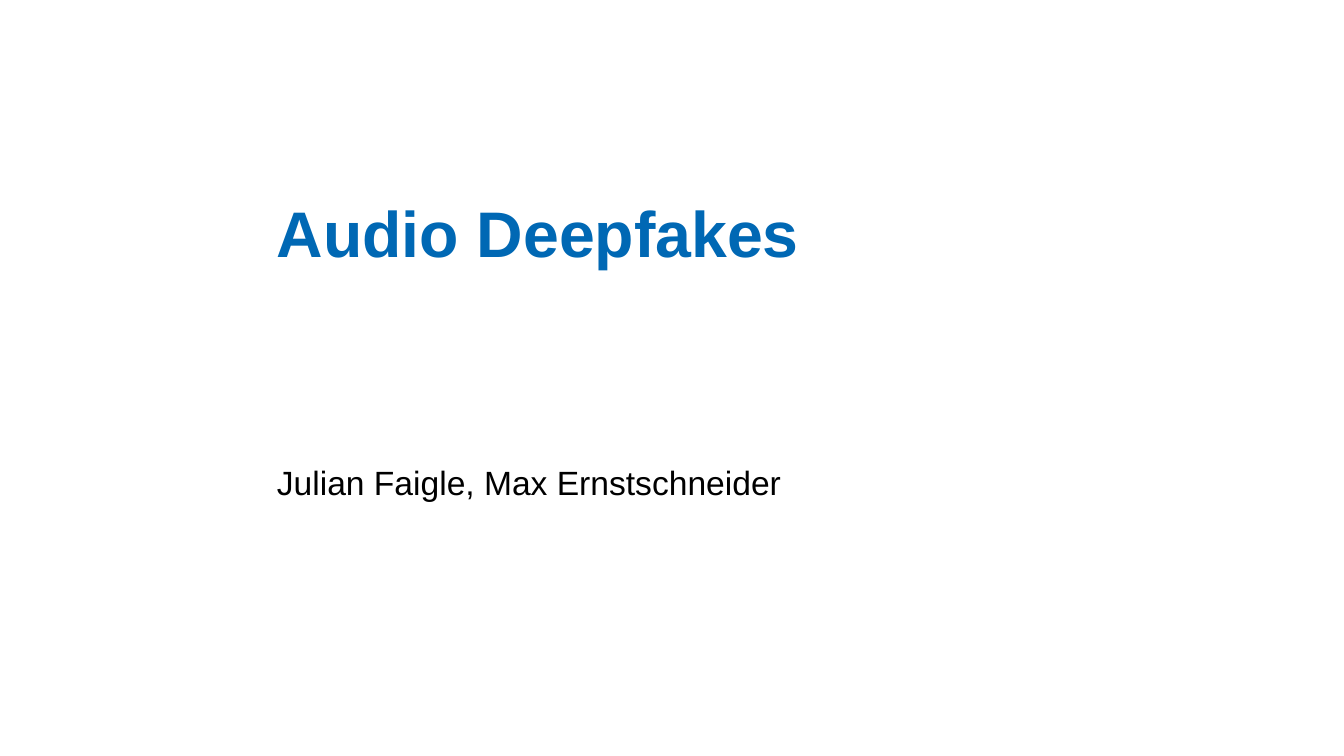
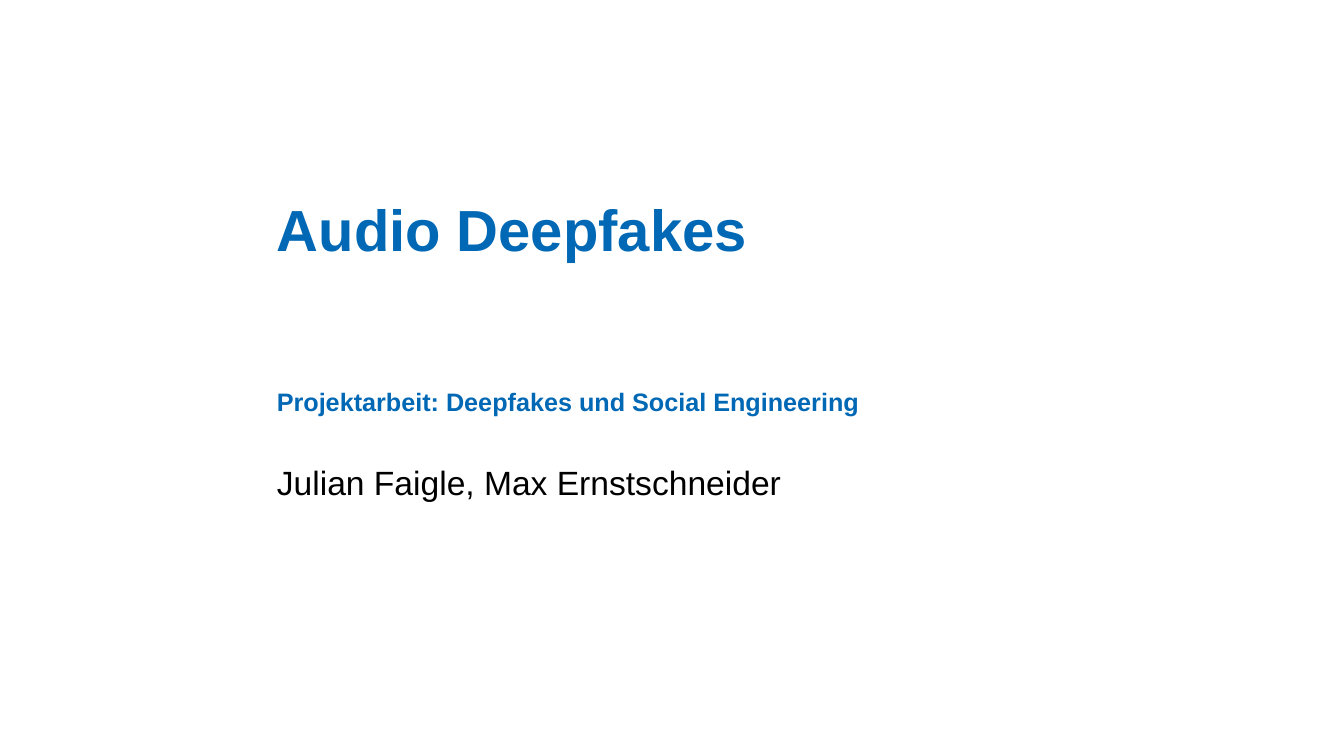
Before and after one commit to LetsDrinkSomeTea/ProjektArbeit, a slide deck: slide 1 of Praesentationen/Audio-Deepfakes.pptx. Drawn at 1344x756 pixels with LibreOffice and Linux fonts; fonts in the diff are those of the drawing; background and template pictures are left out. Boxes give left, top, right and bottom in pixels: in the first picture for what was removed or moved away, otherwise in the second. Text is boxed around its words. In the diff, an @@ line names an element or a change of style, - is before the commit and + after.

Commit message:
Added Projektarbeit titel on Title slide

```diff
--- a/Praesentationen/Audio-Deepfakes.pptx
+++ b/Praesentationen/Audio-Deepfakes.pptx
@@ title at (277, 209, 858, 416): text changed; size 46 to 18 pt @@
-Audio Deepfakes
+Audio Deepfakes
+Projektarbeit: Deepfakes und Social Engineering
```
Also in this commit, not shown: 1 other file.
